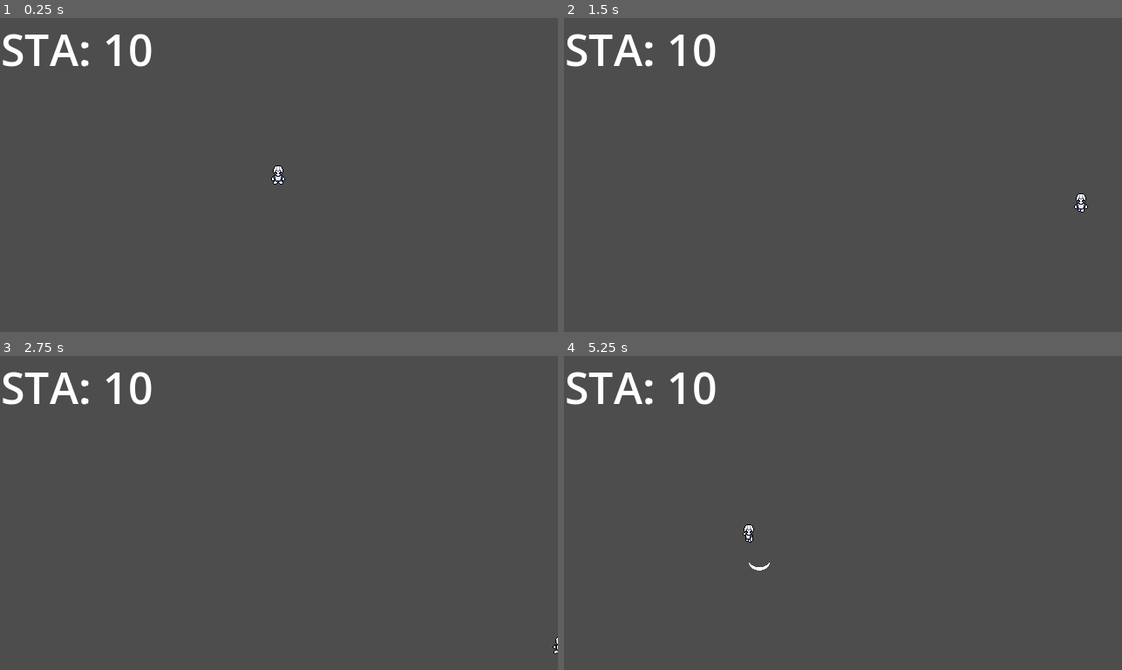
Above: before the commit, frames 1-4 (two rows, left to right).
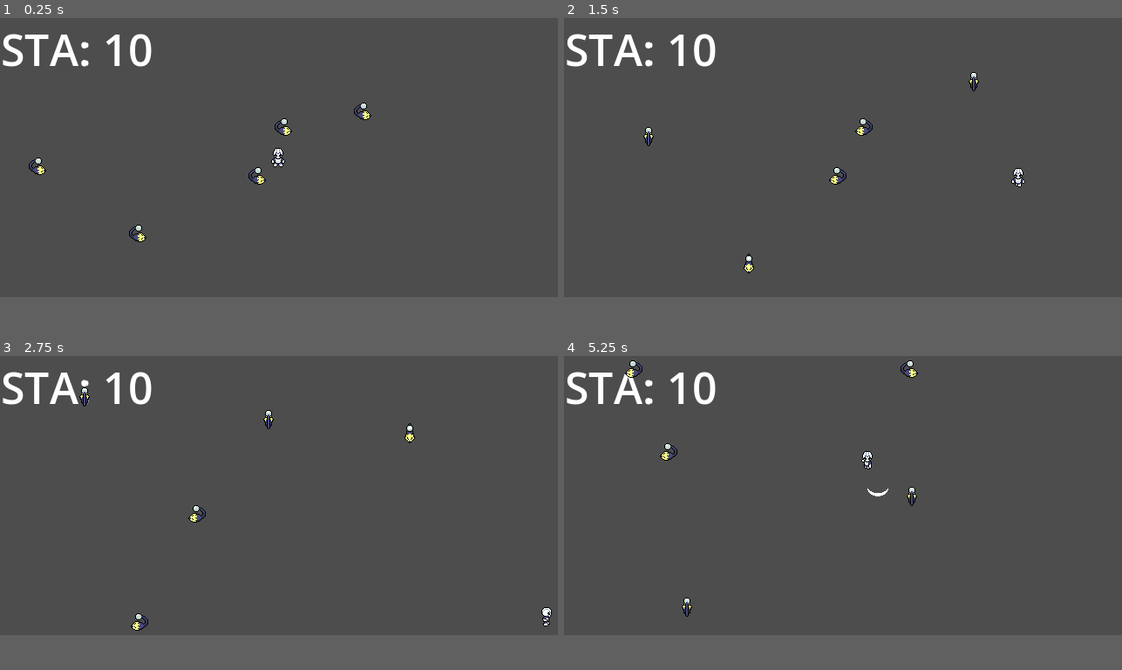
Above: after the commit, the same moments.

Repository: BruzzBennet/Survive
Game: Godot game, scene res://scenes/Game.tscn
Two runs of this game, one before a commit and one after it. Both use one fixed random seed, a clock stepped at 60 frames per second and the inputs below. Before the commit the project starts from res://scenes/Player.tscn.
Inputs:
- Up to frame 1 (0.25 s): no input
- Up to frame 2 (1.5 s): hold Right (ui_right) 0.53-1.28 s; hold C 0.53-1.28 s; hold Down (ui_down) from 1.28 s (still down); tap C at 1.35 s
- Up to frame 3 (2.75 s): release Down (ui_down) at 2.03 s; hold Right (ui_right) from 2.03 s (still down); hold X from 2.03 s (still down); tap C at 2.3 s
- Up to frame 4 (5.25 s): release Right (ui_right) at 2.78 s; release X at 2.78 s; hold Up (ui_up) 2.78-3.53 s; tap Z at 2.85 s; tap C at 3.05, 4.35 s; hold C 3.53-4.28 s; hold Left (ui_left) 3.53-5.03 s; hold Down (ui_down) from 5.03 s (still down); hold X from 5.03 s (still down)
In our replay, the window is 640x360 before the commit and 640x320 after it. These sizes can differ from the game's own. Grey fills any space a smaller window leaves; there, only what the larger window draws over its background counts as a difference.

The runs differ from the first frame. In frame 1, 0.7% of the frame differs, in the area x 5-67%, y 26-72%; in frame 2, 0.6%; in frame 3, 0.5%; in frame 4, 0.7%.

Commit message:
Enemy Interaction

Diff:
--- a/project.godot
+++ b/project.godot
@@ -11,14 +11,14 @@
 [application]
 
 config/name="Survive"
-run/main_scene="uid://7s5a3t8wxqha"
+run/main_scene="uid://cbq1kkkc1v847"
 config/features=PackedStringArray("4.6", "Forward Plus")
 config/icon="res://icon.svg"
 
 [display]
 
 window/size/viewport_width=640
-window/size/viewport_height=360
+window/size/viewport_height=320
 window/stretch/mode="viewport"
 
 [input]
--- /dev/null
+++ b/scenes/DiedExplosion.tscn
@@ -0,0 +1,22 @@
+[gd_scene format=3 uid="uid://c1r331jkecm7i"]
+
+[ext_resource type="Script" uid="uid://cr4iur2uuu4wx" path="res://scripts/died_explosion.gd" id="1_xfy0g"]
+
+[sub_resource type="Curve" id="Curve_h5l37"]
+_data = [Vector2(0, 1), 0.0, 0.0, 0, 0, Vector2(1, 0.1), 0.0, 0.0, 0, 0]
+point_count = 2
+metadata/_snap_enabled = true
+
+[node name="CPUParticles2D" type="CPUParticles2D" unique_id=828938797]
+emitting = false
+amount = 50
+one_shot = true
+explosiveness = 1.0
+spread = 180.0
+gravity = Vector2(0, 0)
+initial_velocity_min = 50.0
+initial_velocity_max = 100.0
+scale_amount_min = 2.0
+scale_amount_max = 4.0
+scale_amount_curve = SubResource("Curve_h5l37")
+script = ExtResource("1_xfy0g")
--- /dev/null
+++ b/scenes/Game.tscn
@@ -0,0 +1,35 @@
+[gd_scene format=3 uid="uid://cbq1kkkc1v847"]
+
+[ext_resource type="Script" uid="uid://b7g826um133p2" path="res://scripts/game.gd" id="1_78awf"]
+[ext_resource type="PackedScene" uid="uid://7s5a3t8wxqha" path="res://scenes/player.tscn" id="1_ibkli"]
+[ext_resource type="Script" uid="uid://degp3obqpwc0k" path="res://scripts/enemy_manager.gd" id="3_s0nni"]
+[ext_resource type="PackedScene" uid="uid://b6a5j10xoom4g" path="res://scenes/pozzap.tscn" id="4_aug50"]
+
+[node name="Game" type="Node2D" unique_id=108690770]
+script = ExtResource("1_78awf")
+
+[node name="Player" parent="." unique_id=1176838 instance=ExtResource("1_ibkli")]
+
+[node name="EnemyTimer" type="Timer" parent="." unique_id=1773378839]
+unique_name_in_owner = true
+wait_time = 3.0
+
+[node name="EnemyManager" type="Node2D" parent="." unique_id=1918405990]
+script = ExtResource("3_s0nni")
+
+[node name="Pozzap" parent="." unique_id=1242391046 instance=ExtResource("4_aug50")]
+position = Vector2(141, 247)
+
+[node name="Pozzap2" parent="." unique_id=1847292476 instance=ExtResource("4_aug50")]
+position = Vector2(278, 181)
+
+[node name="Pozzap3" parent="." unique_id=708544317 instance=ExtResource("4_aug50")]
+position = Vector2(26, 170)
+
+[node name="Pozzap4" parent="." unique_id=1972005995 instance=ExtResource("4_aug50")]
+position = Vector2(308, 125)
+
+[node name="Pozzap5" parent="." unique_id=1004371268 instance=ExtResource("4_aug50")]
+position = Vector2(399, 107)
+
+[connection signal="summon" from="." to="EnemyManager" method="_on_game_summon"]
--- a/scenes/Player.tscn
+++ b/scenes/Player.tscn
@@ -7,6 +7,10 @@
 [ext_resource type="PackedScene" uid="uid://2e7a6m6g18hl" path="res://scenes/bullet.tscn" id="3_k0juu"]
 [ext_resource type="Script" uid="uid://bt5ear6ex2hfp" path="res://scripts/slash_manager.gd" id="4_qfnet"]
 [ext_resource type="PackedScene" uid="uid://bdwv0idrljtqa" path="res://scenes/slash.tscn" id="5_i7141"]
+[ext_resource type="Script" uid="uid://c16s2vw3qgu1g" path="res://scripts/hurt_fx_manager.gd" id="7_y4r1p"]
+[ext_resource type="PackedScene" uid="uid://5bbrtc4cfkdv" path="res://scenes/hurtParticles.tscn" id="8_d2wvv"]
+[ext_resource type="Script" uid="uid://cmxq4ewt74u6" path="res://scripts/died_fx_manager.gd" id="9_d2wvv"]
+[ext_resource type="PackedScene" uid="uid://c1r331jkecm7i" path="res://scenes/DiedExplosion.tscn" id="10_3v2ag"]
 
 [sub_resource type="LabelSettings" id="LabelSettings_4wyf3"]
 font_size = 50
@@ -26,6 +30,15 @@
 script = ExtResource("4_qfnet")
 slash_scene = ExtResource("5_i7141")
 
+[node name="HurtFXManager" type="Node2D" parent="." unique_id=1821572747]
+script = ExtResource("7_y4r1p")
+fx_scene = ExtResource("8_d2wvv")
+
+[node name="DiedFXManager" type="Node2D" parent="." unique_id=1718375786]
+position = Vector2(-1, 0)
+script = ExtResource("9_d2wvv")
+fx_scene = ExtResource("10_3v2ag")
+
 [node name="Label" type="Label" parent="." unique_id=119870519]
 unique_name_in_owner = true
 offset_left = 1.0
@@ -37,5 +50,6 @@
 label_settings = SubResource("LabelSettings_4wyf3")
 script = ExtResource("2_rwgxs")
 
+[connection signal="hurt_fx" from="Main_Body" to="HurtFXManager" method="_on_main_body_hurt_fx"]
 [connection signal="shoot" from="Main_Body" to="BulletManager" method="_on_player_shoot"]
 [connection signal="slash" from="Main_Body" to="SlashManager" method="_on_player_slash"]
--- a/scenes/bullet.tscn
+++ b/scenes/bullet.tscn
@@ -4,17 +4,16 @@
 [ext_resource type="Script" uid="uid://bdx0cpvtgtkt0" path="res://scripts/bullet.gd" id="1_y25gk"]
 
 [sub_resource type="RectangleShape2D" id="RectangleShape2D_y25gk"]
-size = Vector2(119, 48)
+size = Vector2(24, 9)
 
 [node name="bullet" type="Area2D" unique_id=1270715140]
-collision_layer = 8
 script = ExtResource("1_y25gk")
 
 [node name="Sprite2D" type="Sprite2D" parent="." unique_id=1273843954]
 texture = ExtResource("1_mkf8s")
 
 [node name="CollisionShape2D" type="CollisionShape2D" parent="." unique_id=405795565]
-position = Vector2(0.5, 2)
+position = Vector2(0, 0.5)
 shape = SubResource("RectangleShape2D_y25gk")
 
 [node name="Timer" type="Timer" parent="." unique_id=1708571867]
--- /dev/null
+++ b/scenes/hurtParticles.tscn
@@ -0,0 +1,21 @@
+[gd_scene format=3 uid="uid://5bbrtc4cfkdv"]
+
+[ext_resource type="Script" uid="uid://cbrqhx7djgspb" path="res://scripts/hurt_particles.gd" id="1_tbeyh"]
+
+[sub_resource type="Curve" id="Curve_h5l37"]
+_data = [Vector2(0, 1), 0.0, 0.0, 0, 0, Vector2(1, 0.1), 0.0, 0.0, 0, 0]
+point_count = 2
+metadata/_snap_enabled = true
+
+[node name="CPUParticles2D" type="CPUParticles2D" unique_id=828938797]
+emitting = false
+one_shot = true
+explosiveness = 1.0
+spread = 180.0
+gravity = Vector2(0, 0)
+initial_velocity_min = 50.0
+initial_velocity_max = 100.0
+scale_amount_min = 2.0
+scale_amount_max = 4.0
+scale_amount_curve = SubResource("Curve_h5l37")
+script = ExtResource("1_tbeyh")
--- a/scenes/main_body.tscn
+++ b/scenes/main_body.tscn
@@ -24,6 +24,7 @@
 [ext_resource type="Texture2D" uid="uid://dn8to5wjq6onp" path="res://assets/MRLeftRunSlash.png" id="16_axnmu"]
 [ext_resource type="Script" uid="uid://yydqhu2ap6c7" path="res://scripts/slashshot_sfx.gd" id="16_jfpux"]
 [ext_resource type="Texture2D" uid="uid://dpuexvjjhr3ug" path="res://assets/MRFrontRunSlash.png" id="17_fvsjc"]
+[ext_resource type="AudioStream" uid="uid://dqyfpn3g8f07t" path="res://assets/audio/hurt1.wav" id="25_6ci06"]
 
 [sub_resource type="AtlasTexture" id="AtlasTexture_hxdpb"]
 atlas = ExtResource("6_p07f3")
@@ -457,19 +458,90 @@
 }]
 
 [sub_resource type="CircleShape2D" id="CircleShape2D_0e48y"]
-radius = 25.019993
+radius = 5.0990195
+
+[sub_resource type="CapsuleShape2D" id="CapsuleShape2D_bchmm"]
+radius = 5.0
+height = 20.0
+
+[sub_resource type="Animation" id="Animation_84dws"]
+resource_name = "Dodge"
+length = 0.4
+loop_mode = 1
+step = 0.1
+tracks/0/type = "value"
+tracks/0/imported = false
+tracks/0/enabled = true
+tracks/0/path = NodePath("AnimatedSprite2D/ColorRect:color")
+tracks/0/interp = 1
+tracks/0/loop_wrap = true
+tracks/0/keys = {
+"times": PackedFloat32Array(0, 0.2),
+"transitions": PackedFloat32Array(1, 1),
+"update": 0,
+"values": [Color(0, 0, 1, 0.39215687), Color(1, 1, 1, 0.39215687)]
+}
+
+[sub_resource type="Animation" id="Animation_bchmm"]
+resource_name = "HurtBlink"
+length = 0.4
+loop_mode = 1
+step = 0.2
+tracks/0/type = "value"
+tracks/0/imported = false
+tracks/0/enabled = true
+tracks/0/path = NodePath("AnimatedSprite2D/ColorRect:color")
+tracks/0/interp = 1
+tracks/0/loop_wrap = true
+tracks/0/keys = {
+"times": PackedFloat32Array(0, 0.2),
+"transitions": PackedFloat32Array(1, 1),
+"update": 0,
+"values": [Color(1, 0, 0, 0.39215687), Color(1, 1, 1, 1)]
+}
+
+[sub_resource type="Animation" id="Animation_6ci06"]
+length = 0.001
+tracks/0/type = "value"
+tracks/0/imported = false
+tracks/0/enabled = true
+tracks/0/path = NodePath("AnimatedSprite2D/ColorRect:color")
+tracks/0/interp = 1
+tracks/0/loop_wrap = true
+tracks/0/keys = {
+"times": PackedFloat32Array(0),
+"transitions": PackedFloat32Array(1),
+"update": 0,
+"values": [Color(1, 0, 0, 0)]
+}
+
+[sub_resource type="AnimationLibrary" id="AnimationLibrary_84dws"]
+_data = {
+&"Dodge": SubResource("Animation_84dws"),
+&"HurtBlink": SubResource("Animation_bchmm"),
+&"RESET": SubResource("Animation_6ci06")
+}
 
 [node name="CharacterBody2D" type="CharacterBody2D" unique_id=631887673]
+position = Vector2(-1, -8)
 script = ExtResource("1_p0vlq")
 
 [node name="AnimatedSprite2D" type="AnimatedSprite2D" parent="." unique_id=216726899]
 unique_name_in_owner = true
+clip_children = 2
 position = Vector2(-0.99999994, 0)
 sprite_frames = SubResource("SpriteFrames_wtcfe")
-animation = &"stand_slash3"
+animation = &"stand3"
+
+[node name="ColorRect" type="ColorRect" parent="AnimatedSprite2D" unique_id=558517515]
+offset_left = -19.0
+offset_top = -20.0
+offset_right = 21.0
+offset_bottom = 20.0
+color = Color(1, 0, 0, 0)
 
 [node name="CollisionShape2D" type="CollisionShape2D" parent="." unique_id=2132568283]
-position = Vector2(0, 17)
+position = Vector2(-1, 2)
 shape = SubResource("CircleShape2D_0e48y")
 
 [node name="SlashTimer" type="Timer" parent="." unique_id=1462130023]
@@ -478,9 +550,19 @@
 [node name="ShotTimer" type="Timer" parent="." unique_id=383666012]
 
 [node name="StaminaRecoverTimer" type="Timer" parent="." unique_id=1995013214]
+unique_name_in_owner = true
 wait_time = 2.0
 
 [node name="StaminaTimer" type="Timer" parent="." unique_id=1213237063]
+
+[node name="HurtTimer" type="Timer" parent="." unique_id=1567966599]
+unique_name_in_owner = true
+one_shot = true
+
+[node name="DodgeTimer" type="Timer" parent="." unique_id=1209609615]
+unique_name_in_owner = true
+wait_time = 0.35
+one_shot = true
 
 [node name="SlashSFX" type="AudioStreamPlayer2D" parent="." unique_id=16950051]
 unique_name_in_owner = true
@@ -504,6 +586,23 @@
 unique_name_in_owner = true
 stream = ExtResource("15_srp4u")
 script = ExtResource("16_jfpux")
+
+[node name="HurtSFX" type="AudioStreamPlayer2D" parent="." unique_id=789049177]
+unique_name_in_owner = true
+stream = ExtResource("25_6ci06")
+volume_db = -5.0
+
+[node name="HurtBox" type="Area2D" parent="." unique_id=292446687]
+position = Vector2(-1, 0)
+collision_layer = 3
+collision_mask = 3
+
+[node name="CollisionHurtBox" type="CollisionShape2D" parent="HurtBox" unique_id=369684074]
+shape = SubResource("CapsuleShape2D_bchmm")
+
+[node name="FX" type="AnimationPlayer" parent="." unique_id=1665286285]
+unique_name_in_owner = true
+libraries/ = SubResource("AnimationLibrary_84dws")
 
 [connection signal="animation_finished" from="AnimatedSprite2D" to="." method="_on_animated_sprite_2d_animation_finished"]
 [connection signal="frame_changed" from="AnimatedSprite2D" to="." method="_on_animated_sprite_2d_frame_changed"]
@@ -511,3 +610,6 @@
 [connection signal="timeout" from="ShotTimer" to="." method="_on_shot_timer_timeout"]
 [connection signal="timeout" from="StaminaRecoverTimer" to="." method="_on_stamina_recover_timer_timeout"]
 [connection signal="timeout" from="StaminaTimer" to="." method="_on_stamina_timer_timeout"]
+[connection signal="timeout" from="DodgeTimer" to="." method="_on_dodge_timer_timeout"]
+[connection signal="area_entered" from="HurtBox" to="." method="_on_hurt_box_area_entered"]
+[connection signal="area_exited" from="HurtBox" to="." method="_on_hurt_box_area_exited"]
--- /dev/null
+++ b/scenes/pozzap.tscn
@@ -0,0 +1,87 @@
+[gd_scene format=3 uid="uid://b6a5j10xoom4g"]
+
+[ext_resource type="Script" uid="uid://ddkdtc4rexct0" path="res://scripts/pozzap.gd" id="1_0nryl"]
+[ext_resource type="Texture2D" uid="uid://cc2ppc8f41e0o" path="res://assets/Pozzapeight.png" id="2_qwm0m"]
+[ext_resource type="Texture2D" uid="uid://chblt6cw2nvvx" path="res://assets/Pozzapback.png" id="3_qhhgb"]
+[ext_resource type="Texture2D" uid="uid://cdouo7ptqbadp" path="res://assets/Pozzapleft.png" id="4_edv5l"]
+[ext_resource type="Texture2D" uid="uid://c8pkc84gs21id" path="res://assets/Pozzapfront1.png" id="5_ad7tp"]
+[ext_resource type="AudioStream" uid="uid://43cr1wox4syq" path="res://assets/audio/Explosion(notmadebyme).wav" id="6_edv5l"]
+[ext_resource type="Script" uid="uid://cmxq4ewt74u6" path="res://scripts/died_fx_manager.gd" id="6_qhhgb"]
+[ext_resource type="PackedScene" uid="uid://c1r331jkecm7i" path="res://scenes/DiedExplosion.tscn" id="7_edv5l"]
+
+[sub_resource type="SpriteFrames" id="SpriteFrames_p51up"]
+animations = [{
+"frames": [{
+"duration": 1.0,
+"texture": ExtResource("2_qwm0m")
+}],
+"loop": true,
+"name": &"move0",
+"speed": 5.0
+}, {
+"frames": [{
+"duration": 1.0,
+"texture": ExtResource("3_qhhgb")
+}],
+"loop": true,
+"name": &"move1",
+"speed": 5.0
+}, {
+"frames": [{
+"duration": 1.0,
+"texture": ExtResource("4_edv5l")
+}],
+"loop": true,
+"name": &"move2",
+"speed": 5.0
+}, {
+"frames": [{
+"duration": 1.0,
+"texture": ExtResource("5_ad7tp")
+}],
+"loop": true,
+"name": &"move3",
+"speed": 5.0
+}]
+
+[sub_resource type="CircleShape2D" id="CircleShape2D_v28d2"]
+radius = 6.0
+
+[sub_resource type="CapsuleShape2D" id="CapsuleShape2D_0nryl"]
+radius = 7.0
+height = 22.0
+
+[node name="Pozzap" type="CharacterBody2D" unique_id=1242391046]
+collision_layer = 2
+collision_mask = 2
+script = ExtResource("1_0nryl")
+
+[node name="AnimatedSprite2D" type="AnimatedSprite2D" parent="." unique_id=1235540411]
+unique_name_in_owner = true
+sprite_frames = SubResource("SpriteFrames_p51up")
+animation = &"move2"
+
+[node name="CollisionShape2D" type="CollisionShape2D" parent="." unique_id=2080288837]
+visible = false
+position = Vector2(0, 4)
+shape = SubResource("CircleShape2D_v28d2")
+
+[node name="DiedSFX" type="AudioStreamPlayer2D" parent="." unique_id=781884565]
+unique_name_in_owner = true
+stream = ExtResource("6_edv5l")
+
+[node name="DiedFXManager" type="Node2D" parent="." unique_id=379426974]
+script = ExtResource("6_qhhgb")
+fx_scene = ExtResource("7_edv5l")
+
+[node name="HurtBox" type="Area2D" parent="." unique_id=671015330]
+
+[node name="CollisionShape2D" type="CollisionShape2D" parent="HurtBox" unique_id=1340553628]
+shape = SubResource("CapsuleShape2D_0nryl")
+
+[node name="Timer" type="Timer" parent="." unique_id=1338123486]
+autostart = true
+
+[connection signal="died" from="." to="DiedFXManager" method="_on_pozzap_died"]
+[connection signal="area_entered" from="HurtBox" to="." method="_on_hurt_box_area_entered"]
+[connection signal="timeout" from="Timer" to="." method="_on_timer_timeout"]
--- a/scenes/slash.tscn
+++ b/scenes/slash.tscn
@@ -61,7 +61,7 @@
 }]
 
 [sub_resource type="RectangleShape2D" id="RectangleShape2D_5t3io"]
-size = Vector2(122, 47)
+size = Vector2(24, 9)
 
 [node name="Slash" type="Area2D" unique_id=2039783034]
 script = ExtResource("1_3c2nd")
--- a/scripts/bullet.gd
+++ b/scripts/bullet.gd
@@ -3,12 +3,9 @@
 var speed: int = 250
 var direction: Vector2
 
-# Called when the node enters the scene tree for the first time.
-func _ready() -> void:
-	pass # Replace with function body.
+func _ready():
+	add_to_group("bullet")
 
-
-# Called every frame. 'delta' is the elapsed time since the previous frame.
 func _process(delta: float) -> void:
 	position += direction * speed * delta
 
--- /dev/null
+++ b/scripts/died_explosion.gd
@@ -0,0 +1,5 @@
+extends CPUParticles2D
+
+
+func _ready():
+    emitting = true
--- /dev/null
+++ b/scripts/died_fx_manager.gd
@@ -0,0 +1,9 @@
+extends Node2D
+
+
+@export var fx_scene : PackedScene
+
+func _on_pozzap_died(pos) -> void:
+	var fx = fx_scene.instantiate()
+	fx.global_position = pos
+	get_tree().current_scene.add_child(fx)
--- /dev/null
+++ b/scripts/enemy_manager.gd
@@ -0,0 +1,9 @@
+extends Node2D
+
+
+@export var fx_scene : PackedScene
+
+
+func _on_game_summon() -> void:
+	var fx = fx_scene.instantiate()
+	add_child(fx)
--- /dev/null
+++ b/scripts/game.gd
@@ -0,0 +1,12 @@
+extends Node2D
+
+signal summon
+@onready var summon_time = %EnemyTimer
+
+func _ready() -> void:
+	pass # Replace with function body.
+
+func _process(delta: float) -> void:
+	summon_time.start()
+	await summon_time.timeout
+	summon.emit()
--- /dev/null
+++ b/scripts/hurt_fx_manager.gd
@@ -0,0 +1,9 @@
+extends Node2D
+
+
+@export var fx_scene : PackedScene
+
+func _on_main_body_hurt_fx(pos) -> void:
+	var fx = fx_scene.instantiate()
+	fx.global_position = pos
+	add_child(fx)
--- /dev/null
+++ b/scripts/hurt_particles.gd
@@ -0,0 +1,5 @@
+extends CPUParticles2D
+
+
+func _ready():
+    emitting = true
--- a/scripts/player.gd
+++ b/scripts/player.gd
@@ -2,66 +2,84 @@
 
 signal shoot
 signal slash
+signal hurt_fx
+const margin=15
+var dodge_speed=1
+var last_direction = Vector2.DOWN
+var can_shoot: bool = true
+var can_slash: bool = true
+var can_dodge: bool = true
+var is_attacking: bool = false
+var is_shooting: bool = false
+var is_hurt: bool = false
+var is_dodging: bool = false
+var footstep_frames=[0,2]
+var enemyCollisions=[]
+var screen_size:Vector2
 @export var max_speed: float = 185
 @export var accel: float = 10
 @export var friction: float = 0.15
-var last_direction = Vector2.DOWN
-var can_shoot: bool
-var can_slash: bool
-var can_run: bool
-var is_attacking: bool
-var is_shooting: bool
-var footstep_frames=[0,2]
+@export var knockbackPower: int = 500
 @onready var animated_sprite_2d = %AnimatedSprite2D
 @onready var stamina_label = %Label
 @onready var slash_sfx = %SlashSFX
 @onready var slash_shot_sfx = %SlashShotSFX
 @onready var walk_sfx = %WalkSFX
 @onready var dash_sfx = %DashSFX
-
-var screen_size:Vector2
+@onready var hurt_sfx = %HurtSFX
+@onready var hit_fx = %FX
+@onready var hurt_time = %HurtTimer
+@onready var dodge_time = %DodgeTimer
+@onready var stamina_recover_time= %StaminaRecoverTimer
 
 func _ready() -> void:
 	screen_size=get_viewport_rect().size
 	position=screen_size/2
-	can_shoot=true
-	can_run=true
-	can_slash=true
-	is_attacking=false
-	is_shooting=false
+	hit_fx.play("RESET")
 
 func _physics_process(delta: float) -> void:
+	player_movement(delta)
+	dodge()
+	Short_Range_Attack()
+	Long_Range_Attack()
+	if !is_hurt:
+		for enemyArea in enemyCollisions:
+			HurtByEnemy(enemyArea)
 
-	position=position.clamp(Vector2.ZERO, screen_size)
-
-	var current_speed = max_speed
-
+func player_movement(delta):
+	position=position.clamp(Vector2(margin,margin),Vector2(screen_size.x - margin, screen_size.y - margin))
 	var direction = Input.get_vector("ui_left", "ui_right", "ui_up", "ui_down")
-
+	if is_dodging:
+		dodge_speed=2
+	else:
+		dodge_speed=1
 	if direction != Vector2.ZERO:
 		last_direction = direction
 
-	if direction != Vector2.ZERO and Input.is_key_pressed(KEY_C) and can_run:
-		current_speed *= 2
-		if !dash_sfx.playing:
-			dash_sfx.play()
-		#if $StaminaTimer.is_stopped():
-			#$StaminaTimer.start()
-
-	# Assigns velocity and normalizes it so diagonals aren't faster
 	if direction != Vector2.ZERO:
-	#if direction != Vector2.ZERO and !is_attacking:
-		# Gradually accelerate towards the target speed
-		velocity = velocity.lerp(direction * current_speed, accel * delta)
+		velocity = velocity.lerp(direction * max_speed * dodge_speed, accel * delta)
 	else:
-		# Gradually stop when no input is pressed
-		#walk_sfx.play_sound()
 		velocity = velocity.lerp(Vector2.ZERO, friction)
 
-	# Handles movement and collisions
+	process_animation(direction)
 	move_and_slide()
-	process_animation(direction)
 
+func dodge():
+	if last_direction != Vector2.ZERO and Input.is_key_pressed(KEY_C) and can_dodge and !dodge_time.time_left > 0:
+		is_dodging=true
+		dodge_time.start()
+		dash_sfx.play()
+		is_hurt=true
+		hit_fx.play("Dodge")
+		await dodge_time.timeout
+		hit_fx.play("RESET")
+		is_hurt=false
+		is_dodging=false
+		stamina_recover_time.start()
+		can_dodge=false
+
+
+func Long_Range_Attack():
 	if Input.is_key_pressed(KEY_X) and can_shoot:
 		# print("SHOOTING")
 		is_shooting=true
@@ -70,6 +88,7 @@
 		can_shoot=false
 		$ShotTimer.start()
 
+func Short_Range_Attack():
 	if Input.is_key_pressed(KEY_Z) and can_slash:
 		#print("SLASHING")
 		is_attacking=true
@@ -77,10 +96,6 @@
 		can_slash=false
 		slash_sfx.play()
 		$SlashTimer.start()
-
-	# if is_attacking:
-	# 	velocity=Vector2.ZERO
-	# 	play_animation("stand", last_direction)
 
 func play_animation(prefix: String, dir: Vector2) -> void:
 	var anim_name := ""
@@ -97,7 +112,7 @@
 	if animated_sprite_2d.animation != anim_name:
 		animated_sprite_2d.play(anim_name)
 
-	if Input.is_key_pressed(KEY_C):
+	if is_dodging:
 		animated_sprite_2d.speed_scale = 2.0
 	else:
 		animated_sprite_2d.speed_scale = 1.0
@@ -120,13 +135,6 @@
 	can_shoot=true # Replace with function body.
 	is_shooting=false
 
-func _on_stamina_timer_timeout() -> void:
-	can_run=false
-	$StaminaRecoverTimer.start()
-
-func _on_stamina_recover_timer_timeout() -> void:
-	can_run=true
-
 func _on_slash_timer_timeout() -> void:
 	can_slash=true
 	is_attacking=false
@@ -147,3 +155,30 @@
 
 	if animated_sprite_2d.animation.begins_with("stand_slash"):
 		is_shooting = false
+
+func knockback(enemyVelocity:Vector2):
+	var knockbackDirection = (enemyVelocity-velocity).normalized() * knockbackPower
+	velocity=knockbackDirection
+	move_and_slide()
+
+func HurtByEnemy(area):
+	hurt_fx.emit(global_position)
+	hurt_sfx.play()
+	is_hurt = true
+	knockback(area.get_parent().velocity)
+	hit_fx.play("HurtBlink")
+	hurt_time.start()
+	await hurt_time.timeout
+	hit_fx.play("RESET")
+	is_hurt=false
+
+func _on_hurt_box_area_entered(area):
+	if area.name=="HurtBox":
+		enemyCollisions.append(area)
+
+func _on_hurt_box_area_exited(area):
+	enemyCollisions.erase(area)
+
+
+func _on_stamina_recover_timer_timeout() -> void:
+	can_dodge=true
--- /dev/null
+++ b/scripts/pozzap.gd
@@ -0,0 +1,69 @@
+extends CharacterBody2D
+
+signal died
+const speed = 4250.0
+const margin = 15
+var screen_size:Vector2
+var last_direction = Vector2.RIGHT
+var chasing: bool
+@onready var animated_sprite_2d = %AnimatedSprite2D
+@onready var died_sfx = %DiedSFX
+
+func _ready() -> void:
+	screen_size=get_viewport_rect().size
+	chasing=false
+
+func _physics_process(delta):
+	position=position.clamp(Vector2(margin,margin),Vector2(screen_size.x - margin, screen_size.y - margin))
+	move(delta)
+	process_animation(last_direction)
+
+func move(delta):
+	if !chasing:
+		velocity = last_direction * speed * delta
+	move_and_slide()
+
+func play_animation(prefix: String, dir: Vector2) -> void:
+	var anim_name := ""
+
+	if dir.x > 0:
+		anim_name = prefix + "0"
+	elif dir.y < 0:
+		anim_name = prefix + "1"
+	elif dir.y > 0:
+		anim_name = prefix + "3"
+	elif dir.x < 0:
+		anim_name = prefix + "2"
+
+	if animated_sprite_2d.animation != anim_name:
+		animated_sprite_2d.play(anim_name)
+
+	if Input.is_key_pressed(KEY_C):
+		animated_sprite_2d.speed_scale = 2.0
+	else:
+		animated_sprite_2d.speed_scale = 1.0
+
+func process_animation(direction) -> void:
+	play_animation("move", direction)
+
+func _on_timer_timeout() -> void:
+	if !chasing:
+		last_direction=choose([Vector2.RIGHT, Vector2.UP, Vector2.LEFT, Vector2.DOWN])
+
+func choose(array):
+	array.shuffle()
+	return array.front()
+
+
+func _on_hurt_box_area_entered(area) -> void:
+	if area.is_in_group("bullet") or area.is_in_group("slash"):
+		var parent = get_tree().current_scene
+
+		remove_child(died_sfx)
+		parent.add_child(died_sfx)
+
+		died_sfx.global_position = global_position
+
+		died_sfx.play()
+		died.emit(global_position)
+		queue_free()
--- a/scripts/slash.gd
+++ b/scripts/slash.gd
@@ -8,6 +8,7 @@
 	animated_sprite_2d.flip_h = value
 
 func _ready():
+	add_to_group("slash")
 	animated_sprite_2d.play("Slash")
 	await animated_sprite_2d.animation_finished
 	queue_free()
Binary file added: assets/Pozzapback.png
Not shown, added: assets/Pozzapback.png.import
Binary file added: assets/Pozzapeight.png
Not shown, added: assets/Pozzapeight.png.import
Binary file added: assets/Pozzapfront1.png
Not shown, added: assets/Pozzapfront1.png.import
Binary file added: assets/Pozzapleft.png
Not shown, added: assets/Pozzapleft.png.import
Not shown, added: assets/audio/Explosion(notmadebyme).wav.import
Not shown, added: assets/audio/hurt1.wav.import
Not shown, added: assets/audio/hurt2.wav.import
Not shown, added: scripts/died_explosion.gd.uid
(and 9 more such lines)
